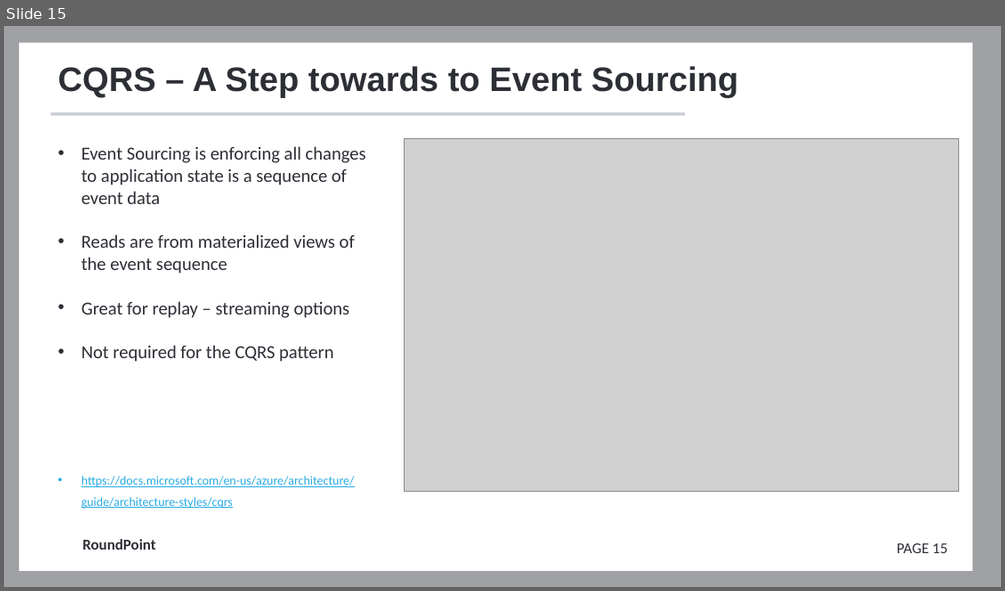
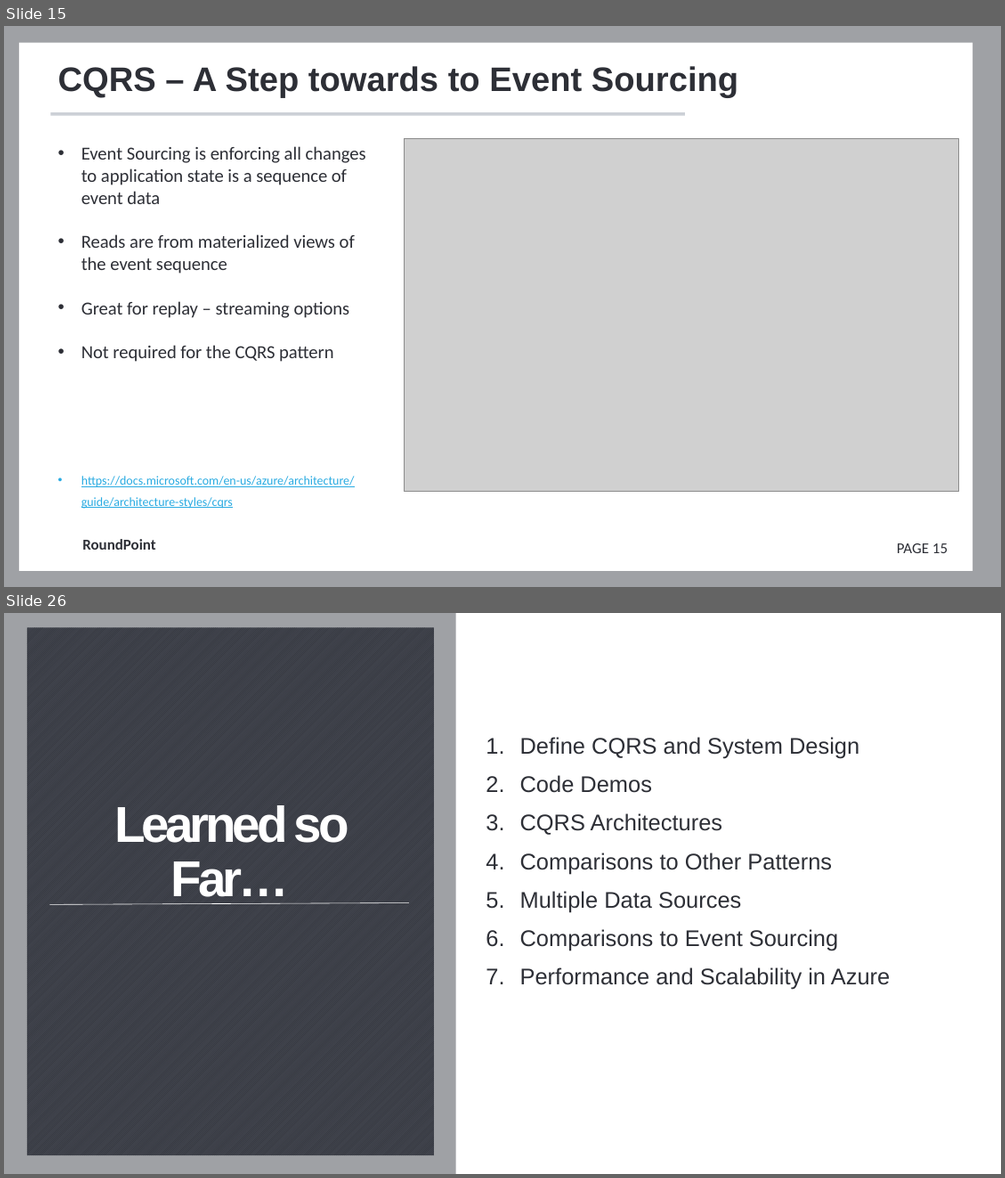
Before and after one commit to FrameworkFactory/cqrs-presentation, a slide deck: docs/Presentation.pptx. Shown one above the other, each under a label of ours: slide 15 before the commit, slides 15 and 26 after it; the slides between them are not shown. The pictures are 1005x591 and 1005x1178 pixels, drawn with LibreOffice and Linux fonts; fonts in the diff are those of the drawing; grey boxes stand for pictures; background and template pictures are left out. Boxes give left, top, right and bottom in pixels: in the first picture for what was removed or moved away, otherwise in the second. Text is boxed around its words. In the diff, an @@ line names an element or a change of style, - is before the commit and + after.

```diff
--- a/docs/Presentation.pptx
+++ b/docs/Presentation.pptx
@@ slide 26 added at (4, 613, 1001, 1174), background #FFFFFF @@
@@ rectangle added at (4, 613, 455, 1174), fill #41444D at 50% opacity @@
@@ rectangle added at (27, 628, 434, 1156), fill pattern #2D2F36 on #41444D @@
@@ text added at (520, 737, 890, 989), 21.8 pt, text #2D2F36 @@
+1. Define CQRS and System Design
+2. Code Demos
+3. CQRS Architectures
+4. Comparisons to Other Patterns
+5. Multiple Data Sources
+6. Comparisons to Event Sourcing
+7. Performance and Scalability in Azure
@@ text added at (114, 805, 349, 904), 48.5 pt, text #FFFFFF, bold @@
+Learned so Far…
@@ line added from (49, 905) to (409, 903), #FFFFFF 0.5 pt @@
```
Also in this commit, not shown: 7 slides changed, 11 other slides added, 10 slides removed.
